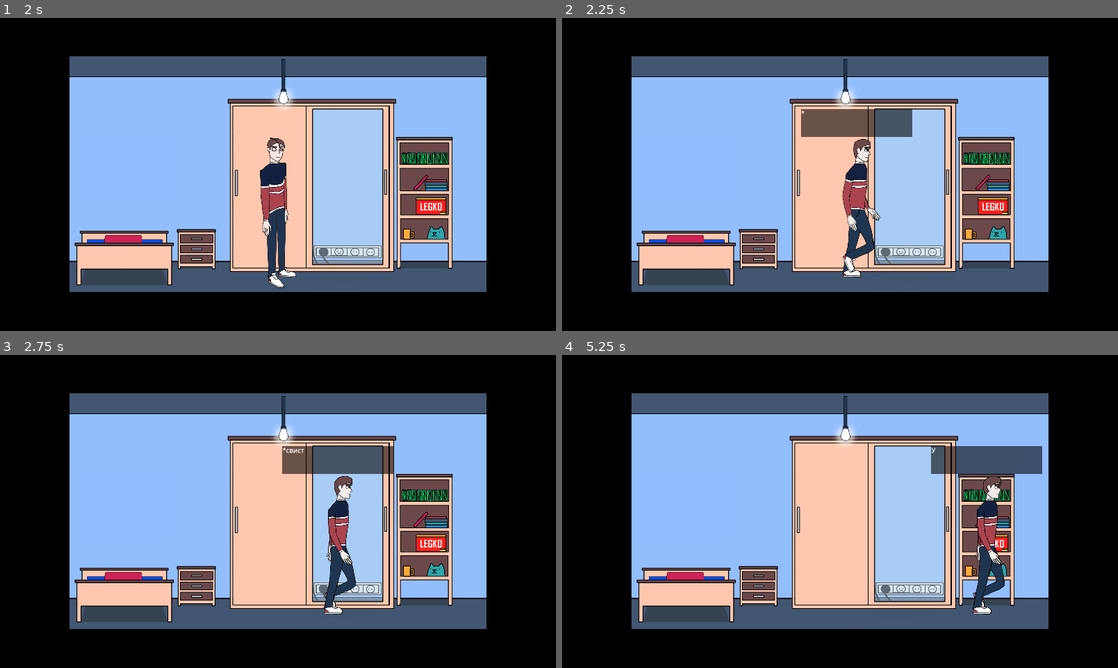
Above: before the commit, frames 1-4 (two rows, left to right).
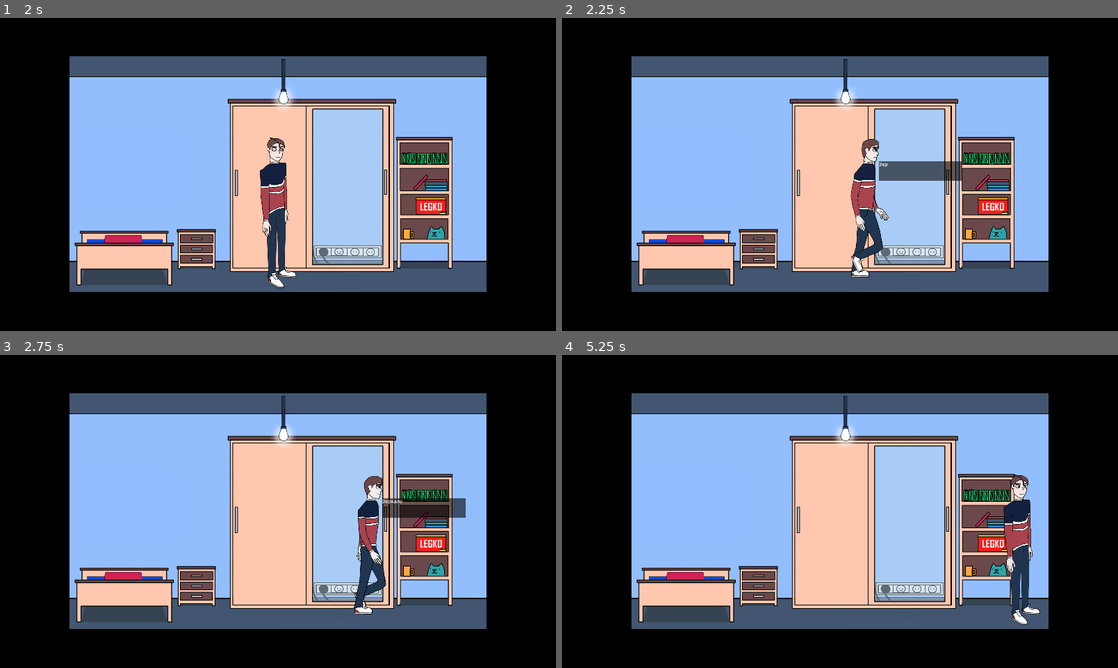
Above: after the commit, the same moments.

Repository: Petrekon/MVPshka
Game: Godot game, scene res://main_menu/main_menu.tscn
The game is run twice, just before and just after one commit, with the same random seed, the same clock (stepped at 60 frames per second) and the same inputs.
Inputs (mouse positions are in pixels of both pictures, inside the frame that each line leads up to):
- Up to frame 1 (2 s): click ">новая_игра_" at 0.5 s; click "ПОЕХАЛИ" at 1.25 s
- Up to frame 2 (2.25 s): tap Enter (ui_accept) at 2 s; move the mouse to (962, 158) at 2.02 s; hold D (go_right) from 2.03 s (still down); hold Enter (ui_accept) from 2.03 s (still down); tap F (talk) at 2.1 s
- Up to frame 3 (2.75 s): keep holding D (go_right); keep holding Enter (ui_accept)
- Up to frame 4 (5.25 s): move the mouse to (728, 527) at 2.77 s; release Enter (ui_accept) at 2.78 s; tap Enter (ui_accept) at 2.85, 3.02, 3.32, 4.52, 4.82 s; tap F (talk) at 3.05, 4.35, 5.1 s; move the mouse to (895, 442) at 3.52 s; release D (go_right) at 3.53 s; hold A (go_left) 3.53-4.28 s; hold Enter (ui_accept) 3.53-4.28 s; tap E (interact) at 3.6 s; move the mouse to (812, 574) at 4.27 s; hold D (go_right) from 4.28 s (still down); move the mouse to (1006, 558) at 5.02 s; hold Enter (ui_accept) from 5.03 s (still down)

Frame 1 is identical in both runs. In frame 2, 4.5% of the frame differs, in the area x 43-72%, y 29-83%; in frame 3, 5.4%, in the area x 50-84%, y 29-83%; in frame 4, 4.8%.

Commit message:
Залив 3
Добавлена первая версия диалогов и кое-что переделано

Diff:
--- /dev/null
+++ b/dialogue/chats/scene2_chats/zavkafchat1.json
@@ -0,0 +1,8 @@
+[
+	{"text":"Опять опаздываешь, Степан. Давай проверим, насколько длинный текст влезает в это мааааленькое окошечко, ты же не против? В любом случае я должен наговорить довольно много, чтобы наглядно это продемонстрировать..."},
+	{"text":"ё-маё..."},
+	{"text":"А ты как думал?"},
+	{"text":"Думал, что влезет."},
+	{"text":"Ты ошибался, теперь думай, что с этим делать."},
+	{"text":"Ладно."},
+]
--- a/dialogue/dialogue.gd
+++ b/dialogue/dialogue.gd
@@ -1,9 +1,18 @@
 extends Control
 
-@export_file("*.json") var d_file
+@export_file("*.json") var file1
+@export_file("*.json") var file2
+@export_file("*.json") var file3
+@export_file("*.json") var file4
+@export_file("*.json") var file5
+@export_enum("with_self","with_anybody") var d_type : String
+@export var sequence : int = 1
+@export var speakers_number : int = 1
+
 @onready var content := $ColorRect/text as RichTextLabel
 @onready var type_timer := $Timer as Timer
 @onready var num_chat = 1
+@onready var d_file
 
 var dialogue = []
 var current_dialogue_id = 0
@@ -16,21 +25,38 @@
 # Called every frame. 'delta' is the elapsed time since the previous frame.
 func _process(delta: float) -> void:
 	json_changer()
-	if Input.is_action_just_pressed("talk"):
+	if Input.is_action_just_pressed("talk") and is_valid_d_type():
 		match d_file:
 			null: pass
 			_: start_dialogue()
 
+func is_valid_d_type():
+	match d_active:
+		true:
+			return false
+		false:
+			match d_type:
+				"with_anybody":
+					match GlobalVariables.can_chat:
+						true: return true
+						false: return false
+				"with_self":
+					return true
+
 func json_changer():
-	if get_tree().current_scene.name == "scene1":
-		match num_chat:
-			1:
-				d_file = "res://dialogue/chats/playerchat1.json"
-			2:
-				d_file = "res://dialogue/chats/playerchat2.json"
-			_:
-				d_file = null
-
+	match num_chat:
+		1:
+			d_file = file1
+		2:
+			d_file = file2
+		3:
+			d_file = file3
+		4:
+			d_file = file4
+		5:
+			d_file = file5
+		_:
+			d_file = null
 
 func load_dialogue():
 	var file = FileAccess.open(d_file, FileAccess.READ)
@@ -38,7 +64,17 @@
 	return dialogue_content
 
 func next_string():
-	current_dialogue_id += 1
+	match sequence:
+		1:
+			if current_dialogue_id<0:
+				current_dialogue_id += 1
+			elif current_dialogue_id>=0:
+				current_dialogue_id += 1 * speakers_number
+		2:
+			if current_dialogue_id==0:
+				current_dialogue_id += 1
+			elif current_dialogue_id>0:
+				current_dialogue_id += 1 * speakers_number
 	if current_dialogue_id >= len(dialogue):
 		d_active = false
 		$".".hide()
@@ -63,7 +99,11 @@
 	d_active = true
 	$".".show()
 	dialogue = load_dialogue()
-	current_dialogue_id = -1
+	match  sequence:
+		1:
+			current_dialogue_id = -1
+		2:
+			current_dialogue_id = 0
 	next_string()
 
 func _input(event: InputEvent) -> void:
--- a/dialogue/dialogue.tscn
+++ b/dialogue/dialogue.tscn
@@ -28,6 +28,6 @@
 tab_size = 5
 
 [node name="Timer" type="Timer" parent="."]
-wait_time = 0.1
+wait_time = 0.05
 
 [connection signal="timeout" from="Timer" to="." method="_on_timer_timeout"]
--- /dev/null
+++ b/global/global_variables.gd
@@ -0,0 +1,3 @@
+extends Node
+
+var can_chat : bool
--- a/player/player_1.gd
+++ b/player/player_1.gd
@@ -1,6 +1,6 @@
 extends CharacterBody2D
 
-const SPEED = 200.0
+var SPEED = 300.0
 const JUMP_VELOCITY = -400.0
 @onready var anim: AnimatedSprite2D = $player_model as AnimatedSprite2D
 
@@ -9,6 +9,7 @@
 
 func _ready() -> void:
 	anim.play("idle")
+	SPEED = SPEED * $".".scale.x
 
 func _physics_process(delta):
 	var collision = move_and_collide(velocity * delta)
@@ -48,3 +49,13 @@
 		$dialogue.update_message("Зеркало")
 		await get_tree().create_timer(1.0).timeout
 		$dialogue.hide()
+	else:
+		GlobalVariables.can_chat = true
+		$dialogue.show()
+		$dialogue.update_message("Поговорить?")
+		await get_tree().create_timer(1.0).timeout
+		$dialogue.hide()
+
+
+func _on_player_area_area_exited(area: Area2D) -> void:
+	GlobalVariables.can_chat = false
--- a/player/player_1.tscn
+++ b/player/player_1.tscn
@@ -122,10 +122,11 @@
 visible = false
 
 [node name="dialogue" parent="." instance=ExtResource("5_jb1je")]
-offset_left = -256.0
-offset_top = -336.0
-offset_right = -256.0
-offset_bottom = -336.0
+offset_left = 64.0
+offset_top = -96.0
+offset_right = 64.0
+offset_bottom = -96.0
+scale = Vector2(0.75, 0.71)
 
 [node name="player_area" type="Area2D" parent="."]
 
@@ -134,3 +135,4 @@
 shape = SubResource("CapsuleShape2D_ogm8q")
 
 [connection signal="area_entered" from="player_area" to="." method="_on_player_area_area_entered"]
+[connection signal="area_exited" from="player_area" to="." method="_on_player_area_area_exited"]
--- a/project.godot
+++ b/project.godot
@@ -16,6 +16,10 @@
 boot_splash/bg_color=Color(0, 0, 0, 1)
 config/icon="res://icon.svg"
 
+[autoload]
+
+GlobalVariables="*res://global/global_variables.gd"
+
 [debug]
 
 settings/stdout/print_fps=true
@@ -30,6 +34,10 @@
 [dotnet]
 
 project/assembly_name="Here we learn"
+
+[filesystem]
+
+import/blender/enabled=false
 
 [input]
 
--- a/scene1.tscn
+++ b/scene1.tscn
@@ -1,7 +1,8 @@
-[gd_scene load_steps=4 format=3 uid="uid://gxvrdm620riu"]
+[gd_scene load_steps=5 format=3 uid="uid://gxvrdm620riu"]
 
 [ext_resource type="PackedScene" uid="uid://dm0oyx1yhepfn" path="res://room1/room1.tscn" id="1_831er"]
 [ext_resource type="PackedScene" uid="uid://cwjv6h6ioki3q" path="res://player/player_1.tscn" id="2_py3nx"]
+[ext_resource type="PackedScene" uid="uid://cqg7873uogtmt" path="res://dialogue/dialogue.tscn" id="3_hgxhv"]
 [ext_resource type="PackedScene" uid="uid://n33xpqoofc2m" path="res://mirror/mirror.tscn" id="3_mi8qd"]
 
 [node name="scene1" type="Node2D"]
@@ -10,6 +11,14 @@
 
 [node name="player1" parent="." instance=ExtResource("2_py3nx")]
 position = Vector2(0, 27)
+
+[node name="dialogue2" parent="player1" instance=ExtResource("3_hgxhv")]
+offset_left = -248.0
+offset_top = -320.0
+offset_right = -248.0
+offset_bottom = -320.0
+file1 = "res://dialogue/chats/scene1_chats/playerchat1.json"
+file2 = "res://dialogue/chats/scene1_chats/playerchat2.json"
 
 [node name="CanvasLayer" type="CanvasLayer" parent="."]
 layer = -1
--- a/scene_2.tscn
+++ b/scene_2.tscn
@@ -1,7 +1,8 @@
-[gd_scene load_steps=4 format=3 uid="uid://exyldx5cwd8o"]
+[gd_scene load_steps=5 format=3 uid="uid://exyldx5cwd8o"]
 
 [ext_resource type="PackedScene" uid="uid://12wfdbal6lk5" path="res://IIT_Outside1/iit_outside_1.tscn" id="1_r8uum"]
 [ext_resource type="PackedScene" uid="uid://cwjv6h6ioki3q" path="res://player/player_1.tscn" id="2_wa8r1"]
+[ext_resource type="PackedScene" uid="uid://cqg7873uogtmt" path="res://dialogue/dialogue.tscn" id="3_75sch"]
 [ext_resource type="PackedScene" uid="uid://dthhc4gnhh5y6" path="res://chars/zavkaf/zavkaf.tscn" id="3_c81xe"]
 
 [node name="Scene2" type="Node2D"]
@@ -9,11 +10,20 @@
 [node name="IIT_Outside1" parent="." instance=ExtResource("1_r8uum")]
 
 [node name="Zavkaf" parent="." instance=ExtResource("3_c81xe")]
-position = Vector2(728, 264)
+position = Vector2(728, 280)
 scale = Vector2(0.6, 0.6)
 
+[node name="dialogue" parent="Zavkaf" instance=ExtResource("3_75sch")]
+offset_left = -213.333
+offset_top = -546.667
+offset_right = -213.333
+offset_bottom = -546.667
+file1 = "res://dialogue/chats/scene2_chats/zavkafchat1.json"
+d_type = "with_anybody"
+speakers_number = 2
+
 [node name="player1" parent="." instance=ExtResource("2_wa8r1")]
-position = Vector2(-2528, 224)
+position = Vector2(96, 200)
 scale = Vector2(0.6, 0.6)
 
 [node name="Camera2D" type="Camera2D" parent="player1"]
@@ -22,3 +32,13 @@
 limit_left = -3840
 limit_right = 3712
 limit_bottom = 540
+
+[node name="dialogue2" parent="player1" instance=ExtResource("3_75sch")]
+offset_left = -266.667
+offset_top = -320.0
+offset_right = -266.667
+offset_bottom = -320.0
+file1 = "res://dialogue/chats/scene2_chats/zavkafchat1.json"
+d_type = "with_anybody"
+sequence = 2
+speakers_number = 2
Renamed: dialogue/chats/playerchat1.json -> dialogue/chats/scene1_chats/playerchat1.json
Renamed: dialogue/chats/playerchat2.json -> dialogue/chats/scene1_chats/playerchat2.json
Not shown, removed: sprites/lockations/IIT outside1/IIT outside1.png.import
Not shown, removed: sprites/lockations/IIT outside1/IIT outside2.png.import
Binary file removed: sprites/playermodel/walkanton1.png
Not shown, removed: sprites/playermodel/walkanton1.png.import
Not shown, changed: sprites/lockations/IIT outside1/IIT outside1.png
Not shown, changed: sprites/lockations/IIT outside1/IIT outside2.png
